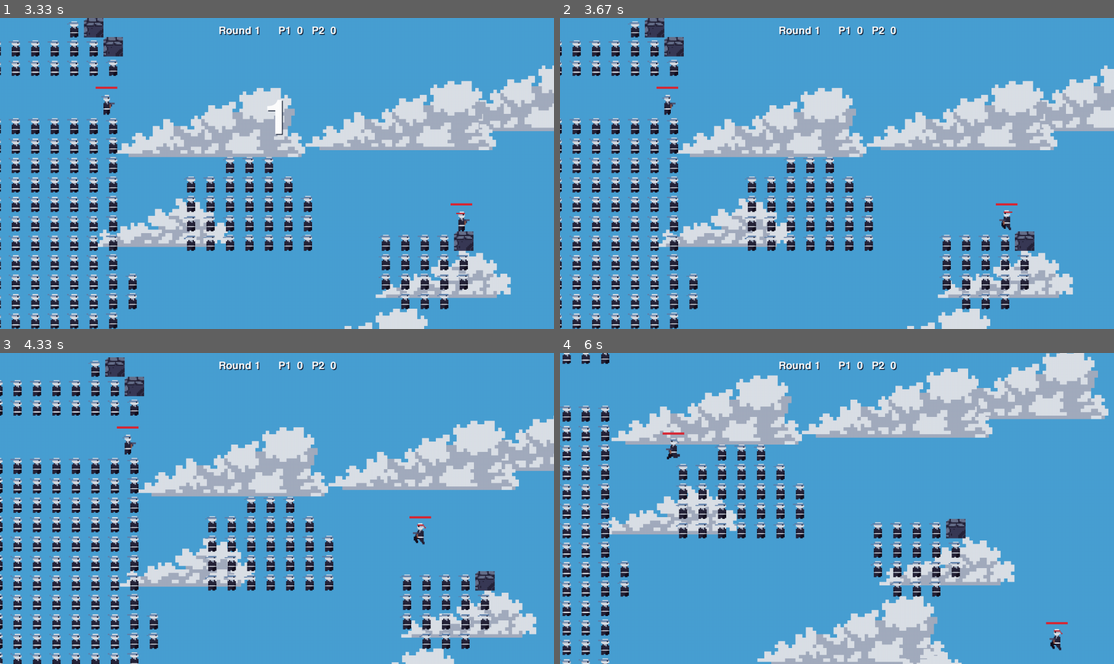
Above: before the commit, frames 1-4 (two rows, left to right).
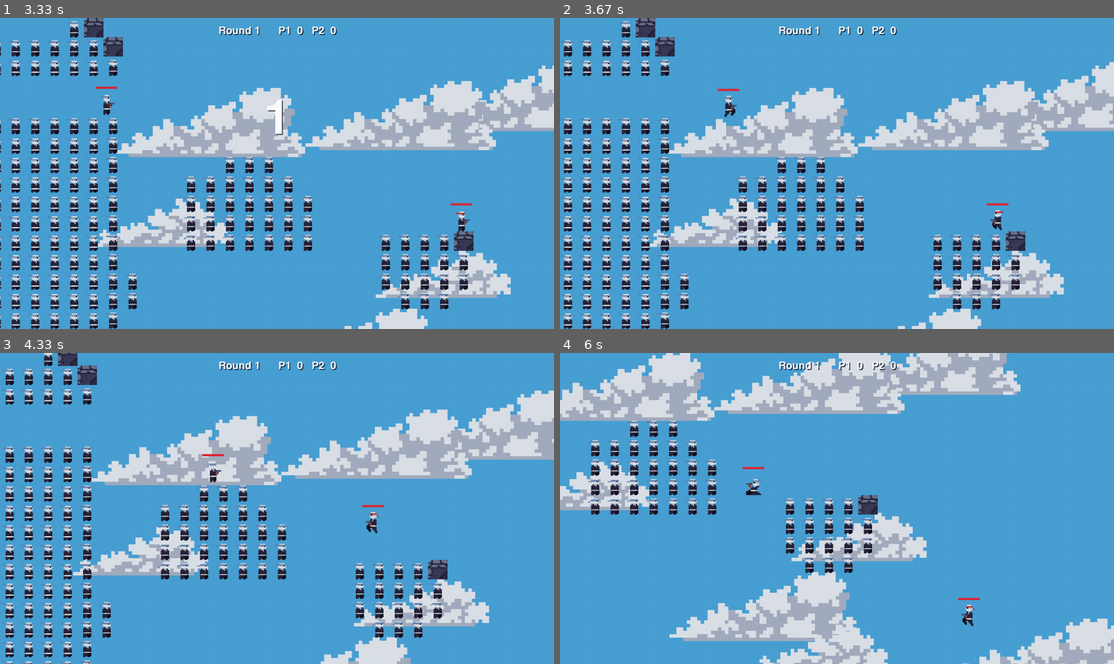
Above: after the commit, the same moments.

Repository: AymanOHM/project_gg
Game: pygame game, started from desktop/main.py
Same seed, same stepped clock (60 frames per second), same inputs: the game is played once before the commit and once after it.
Inputs:
- Up to frame 1 (3.33 s): tap Space at 0.33 s; tap A at 2.17 s; hold Down from 3.07 s (still down); tap Shift at 3.13 s
- Up to frame 2 (3.67 s): tap Shift at 3.43, 3.63 s; release Down at 3.53 s; hold Left from 3.57 s (still down)
- Up to frame 3 (4.33 s): tap Shift at 3.93, 4.07 s; release Left at 3.97 s; hold Up from 4 s (still down)
- Up to frame 4 (6 s): release Up at 4.37 s; tap Space at 4.4 s; hold Right 4.73-5.37 s; hold D 4.73-5.37 s; tap Shift at 4.8, 5.1, 5.47, 5.87 s; hold Down 5.4-5.77 s; hold S 5.4-5.77 s; hold Left from 5.8 s (still down); hold A from 5.8 s (still down)

Frame 1 is identical in both runs. In frame 2, 27% of the frame differs, in the area x 0-100%, y 0-100%; in frame 3, 39%; in frame 4, 45%.

Commit message:
feat: add a dash (2.5)

Diff:
--- a/gg_client/audio.py
+++ b/gg_client/audio.py
@@ -16,6 +16,7 @@
     "jump": ("jump.ogg", 0.7),
     "shot": ("shoot.ogg", 0.4),
     "hit": ("hit.ogg", 0.8),
+    "dash": ("dash.ogg", 0.3),
 }
 MUSIC_VOLUME = 0.5
 AMBIENCE_VOLUME = 0.2
--- a/gg_client/keyboard.py
+++ b/gg_client/keyboard.py
@@ -5,7 +5,7 @@
 from gg_core import PlayerInput
 
 # p1 keeps v1's WASD + space. p2 keeps v1's numpad and also gets the arrow keys,
-# because laptops have no numpad.
+# because laptops have no numpad. Dash is new in the rewrite.
 KEYMAP = {
     "p1": {
         "left": (pg.K_a,),
@@ -13,6 +13,7 @@
         "jump": (pg.K_w,),
         "fast_fall": (pg.K_s,),
         "fire": (pg.K_SPACE,),
+        "dash": (pg.K_LSHIFT,),
     },
     "p2": {
         "left": (pg.K_LEFT, pg.K_KP4),
@@ -20,6 +21,7 @@
         "jump": (pg.K_UP, pg.K_KP8),
         "fast_fall": (pg.K_DOWN, pg.K_KP5),
         "fire": (pg.K_RSHIFT, pg.K_SLASH, pg.K_KP0),
+        "dash": (pg.K_PERIOD, pg.K_KP_PERIOD),
     },
 }
 
--- a/gg_client/menu.py
+++ b/gg_client/menu.py
@@ -17,6 +17,7 @@
     "jump": "JUMP",
     "fast_fall": "FAST FALL",
     "fire": "FIRE",
+    "dash": "DASH",
 }
 
 
@@ -158,7 +159,7 @@
     items = menu.items()
     long_list = len(items) > 6  # the controls screen
     scale = 3 if long_list else 4
-    line = 36 if long_list else 62
+    line = 32 if long_list else 62
     top = height * (0.3 if long_list else 0.42)
     for i, (_id, text) in enumerate(items):
         selected = i == menu.index
--- a/gg_client/sprite_renderer.py
+++ b/gg_client/sprite_renderer.py
@@ -19,7 +19,9 @@
 # player (now p2) with the "player" sprites.
 PLAYER_SPRITES = {"p1": "player2", "p2": "player"}
 # Ticks each animation frame is shown (v1's img_dur).
-FRAME_TICKS = {"idle": 6, "run": 4, "jump": 5, "wall_slide": 5}
+FRAME_TICKS = {"idle": 6, "run": 4, "jump": 5, "wall_slide": 5, "dash": 5}
+# Actions drawn with another action's pictures: the tutorial art calls its dash pose "slide".
+ACTION_FOLDERS = {"dash": "slide"}
 
 GUN_SIZE = (15, 13)
 GUN_OFFSET_RIGHT = (21, 15)  # from the player's bottom-left corner, facing right
@@ -169,7 +171,7 @@
         sprites = PLAYER_SPRITES.get(p["id"], "player")
         key = (sprites, p["action"])
         if key not in self.players:
-            folder = IMAGES / "entities" / sprites / p["action"]
+            folder = IMAGES / "entities" / sprites / ACTION_FOLDERS.get(p["action"], p["action"])
             self.players[key] = [_both_ways(f) for f in _load_frames(folder, size)]
         return self.players[key]
 
--- a/gg_core/bots.py
+++ b/gg_core/bots.py
@@ -4,7 +4,14 @@
 
 from .inputs import PlayerInput
 
-_TOGGLE_CHANCE = {"left": 0.04, "right": 0.04, "jump": 0.15, "fire": 0.02, "fast_fall": 0.03}
+_TOGGLE_CHANCE = {
+    "left": 0.04,
+    "right": 0.04,
+    "jump": 0.15,
+    "fire": 0.02,
+    "fast_fall": 0.03,
+    "dash": 0.02,
+}
 
 
 class RandomBot:
--- a/gg_core/constants.py
+++ b/gg_core/constants.py
@@ -14,6 +14,11 @@
 RUN_SPEED = 6
 JUMP_SPEED = 5
 AIR_CONTROL_DIVISOR = 10  # in the air, each tick adds direction * RUN_SPEED / 10
+
+# Dash (roadmap task 2.5; not in v1). A short burst in a straight line.
+DASH_SPEED = 15  # must stay below the tile size, or a dash could pass through a wall
+DASH_TICKS = 8  # 8 ticks at 15 px is 120 px, a little under three tiles
+DASH_COOLDOWN_TICKS = 45  # from the start of one dash to the start of the next
 
 # Players
 PLAYER_WIDTH = 35
--- a/gg_core/inputs.py
+++ b/gg_core/inputs.py
@@ -7,7 +7,8 @@
 
 from dataclasses import asdict, dataclass
 
-_FIELDS = ("left", "right", "jump", "fire", "fast_fall")
+# New buttons go at the end: the position is the bit number in `to_bits`.
+_FIELDS = ("left", "right", "jump", "fire", "fast_fall", "dash")
 
 
 @dataclass(frozen=True, slots=True)
@@ -17,6 +18,7 @@
     jump: bool = False
     fire: bool = False
     fast_fall: bool = False
+    dash: bool = False
 
     @property
     def direction(self) -> int:
@@ -32,7 +34,7 @@
         return cls(**{name: bool(data.get(name, False)) for name in _FIELDS})
 
     def to_bits(self) -> int:
-        """Compact form: bit 0 left, 1 right, 2 jump, 3 fire, 4 fast_fall."""
+        """Compact form: bit 0 left, 1 right, 2 jump, 3 fire, 4 fast_fall, 5 dash."""
         return sum(1 << i for i, name in enumerate(_FIELDS) if getattr(self, name))
 
     @classmethod
--- a/gg_core/world.py
+++ b/gg_core/world.py
@@ -31,7 +31,7 @@
     move_x: float = 0.0  # horizontal distance covered in the last tick
     facing: int = 1  # 1 right, -1 left
     health: int = c.MAX_HEALTH
-    action: str = "idle"  # idle | run | jump | wall_slide
+    action: str = "idle"  # idle | run | jump | wall_slide | dash
     action_ticks: int = 0  # ticks since `action` last changed, for animation
     air_time: int = 0
 
@@ -45,6 +45,11 @@
     wall_jumped_left: bool = False  # since last landing: keeps air control while touching walls
     wall_jumped_right: bool = False
     jump_was_held: bool = False
+
+    dash_was_held: bool = False
+    dash_ticks: int = 0  # ticks of the current dash still to run; 0 when not dashing
+    dash_direction: int = 1
+    dash_ready_tick: int = 0  # the first tick on which the next dash may start
     last_fire_tick: int = 0
 
     # The gun trails the player by one tick, as in v1: a shot uses the position
@@ -108,6 +113,9 @@
             if held.jump and not player.jump_was_held:
                 self._jump(player)
             player.jump_was_held = held.jump
+            if held.dash and not player.dash_was_held:
+                self._dash(player, held.direction)
+            player.dash_was_held = held.dash
 
         round_over = False
         for player in self.players.values():
@@ -191,7 +199,17 @@
             p.air_jump_ready = True
         else:
             return  # no jump available
+        p.dash_ticks = 0  # a jump cuts a dash short
         self._events.append({"type": "jump", "player": p.id})
+
+    def _dash(self, p: Player, direction: int) -> None:
+        """Start a dash in the held direction, or the way the player faces."""
+        if self.tick < p.dash_ready_tick:
+            return
+        p.dash_ticks = c.DASH_TICKS
+        p.dash_direction = direction or p.facing
+        p.dash_ready_tick = self.tick + c.DASH_COOLDOWN_TICKS
+        self._events.append({"type": "dash", "player": p.id})
 
     def _move(self, p: Player, direction: int, fast_fall: bool) -> None:
         w, h, size = c.PLAYER_WIDTH, c.PLAYER_HEIGHT, self.level.tile_size
@@ -206,6 +224,17 @@
         else:
             p.move_x = direction * c.RUN_SPEED
         move_y = p.vy
+
+        # A dash replaces the horizontal speed. In the air it also holds the
+        # player level; on the ground the usual falling-and-landing continues,
+        # so the floor contact is kept. `hit_down` is still last tick's here.
+        dashing = p.dash_ticks > 0
+        hovering = dashing and not p.hit_down
+        if dashing:
+            p.dash_ticks -= 1
+            p.move_x = p.dash_direction * c.DASH_SPEED
+        if hovering:
+            move_y = 0
 
         p.hit_left = p.hit_right = p.hit_up = p.hit_down = False
         against_wall = False
@@ -243,6 +272,10 @@
         if fast_fall:
             p.vy = p.vy - c.FAST_FALL_ACCEL
         p.vy = max(-c.MAX_FALL_SPEED, p.vy - gravity)
+        if hovering:
+            p.vy = 0
+        if against_wall:
+            p.dash_ticks = 0  # a wall ends a dash
 
         if p.move_x > 0:
             p.facing = 1
@@ -251,7 +284,9 @@
 
         p.action_ticks += 1
         p.air_time += 1
-        if p.air_time > 1:
+        if dashing:
+            action = "dash"
+        elif p.air_time > 1:
             action = "wall_slide" if p.hit_left or p.hit_right else "jump"
         elif direction != 0:
             action = "run"
--- a/tests/test_client_smoke.py
+++ b/tests/test_client_smoke.py
@@ -63,6 +63,7 @@
     renderer.load_level(level)
     snap = match.snapshot()
     assert snap["bullets"]
+    snap["players"][0]["action"] = "dash"  # drawn with the "slide" pictures
     for _ in range(300):  # let the camera settle
         renderer.draw(snap)
     for thing in [*snap["players"], *snap["bullets"]]:
@@ -112,10 +113,10 @@
 
 def test_keyboard_maps_keys_to_player_inputs():
     pressed = {key: False for keys in KEYMAP.values() for group in keys.values() for key in group}
-    pressed[pg.K_a] = pressed[pg.K_SPACE] = pressed[pg.K_UP] = True
+    pressed[pg.K_a] = pressed[pg.K_SPACE] = pressed[pg.K_UP] = pressed[pg.K_PERIOD] = True
     inputs = read_inputs(pressed)
     assert inputs["p1"] == PlayerInput(left=True, fire=True)
-    assert inputs["p2"] == PlayerInput(jump=True)
+    assert inputs["p2"] == PlayerInput(jump=True, dash=True)
 
 
 def test_debug_renderer_draws_every_match_phase():
@@ -174,6 +175,7 @@
     assert audio.play_events(snap) == []  # same tick drawn again
     assert audio.play_events({"tick": 6, "events": [{"type": "unknown"}]}) == []
     assert audio.play_events({"tick": 7, "events": [{"type": "jump", "player": "p1"}]}) == ["jump"]
+    assert audio.play_events({"tick": 8, "events": [{"type": "dash", "player": "p1"}]}) == ["dash"]
 
 
 def test_the_client_plays_every_level_in_rotation():
--- a/tests/test_inputs_and_clock.py
+++ b/tests/test_inputs_and_clock.py
@@ -10,7 +10,7 @@
     assert PlayerInput().direction == 0
 
 
-@pytest.mark.parametrize("bits", range(32))
+@pytest.mark.parametrize("bits", range(64))
 def test_bits_and_dict_round_trip(bits):
     held = PlayerInput.from_bits(bits)
     assert held.to_bits() == bits
@@ -18,7 +18,7 @@
 
 
 def test_from_dict_tolerates_missing_and_unknown_keys():
-    assert PlayerInput.from_dict({"jump": 1, "dash": True}) == PlayerInput(jump=True)
+    assert PlayerInput.from_dict({"jump": 1, "crouch": True}) == PlayerInput(jump=True)
 
 
 def test_fixed_step_runs_one_tick_per_sixtieth_of_a_second():
--- a/tests/test_rules.py
+++ b/tests/test_rules.py
@@ -203,3 +203,107 @@
     p1 = world.players["p1"]
     steps(world, 30, PlayerInput(right=True))
     assert p1.x == 100 + 30 * c.RUN_SPEED
+
+
+# ---------------------------------------------------------------------- dash
+# Not in v1 (roadmap task 2.5). The v1 traces never press dash, so they still
+# pass unchanged; these tests are the whole specification of the dash.
+
+DASH = PlayerInput(dash=True)
+DASH_LENGTH = c.DASH_TICKS * c.DASH_SPEED
+
+
+def dash_events(world):
+    return [e for e in world.snapshot()["events"] if e["type"] == "dash"]
+
+
+def test_dash_on_the_ground_covers_its_length_then_stops():
+    world = make_world()
+    p = world.players["p1"]
+    x = p.x
+    steps(world, 1, DASH)
+    assert dash_events(world) == [{"type": "dash", "player": "p1"}]
+    assert p.x == x + c.DASH_SPEED and p.action == "dash"
+    steps(world, c.DASH_TICKS - 1, DASH)
+    assert p.x == x + DASH_LENGTH and p.hit_down and p.y == FLOOR_TOP
+    steps(world, 5, DASH)  # still held: no second dash, no drifting on
+    assert p.x == x + DASH_LENGTH and p.action == "idle"
+
+
+def test_dash_goes_the_way_the_player_faces_unless_a_direction_is_held():
+    world = make_world(p1_x=600)
+    p = world.players["p1"]
+    steps(world, 2, PlayerInput(left=True))
+    steps(world, 1)
+    x = p.x
+    steps(world, c.DASH_TICKS, DASH)  # facing left, nothing held
+    assert p.x == x - DASH_LENGTH
+    steps(world, c.DASH_COOLDOWN_TICKS)
+    x = p.x
+    steps(world, c.DASH_TICKS, PlayerInput(right=True, dash=True))
+    assert p.x == x + DASH_LENGTH and p.facing == 1
+
+
+def test_dash_is_not_available_again_until_the_cooldown_has_passed():
+    world = make_world()
+    steps(world, 1, DASH)
+    steps(world, c.DASH_COOLDOWN_TICKS - 2)
+    steps(world, 1, DASH)  # one tick too early
+    assert dash_events(world) == []
+    steps(world, 1)
+    steps(world, 1, DASH)
+    assert len(dash_events(world)) == 1
+
+
+def test_dash_in_the_air_holds_height_and_then_falls_from_rest():
+    world = make_world()
+    p = world.players["p1"]
+    steps(world, 1, JUMP)
+    steps(world, 10)
+    assert p.vy > 0  # still rising
+    x, y = p.x, p.y
+    steps(world, c.DASH_TICKS, DASH)
+    assert (p.x, p.y) == (x + DASH_LENGTH, y) and p.vy == 0
+    steps(world, 1, DASH)
+    assert p.vy == -c.GRAVITY and p.action == "jump"
+
+
+def test_dash_carries_a_player_across_a_gap_in_the_floor():
+    world = make_world()
+    p = world.players["p1"]
+    p.x = 40 * TILE - c.PLAYER_WIDTH - c.DASH_SPEED  # two dash ticks from the edge
+    steps(world, 2)
+    assert p.hit_down
+    steps(world, c.DASH_TICKS, DASH)
+    assert p.x > 40 * TILE and p.y > FLOOR_TOP - 1  # past the edge, not yet fallen
+
+
+def test_a_wall_ends_a_dash():
+    world = make_world(wall_at=4)
+    p = world.players["p1"]
+    steps(world, c.DASH_TICKS, DASH)
+    assert p.x == 4 * TILE - c.PLAYER_WIDTH and p.dash_ticks == 0
+    steps(world, 1)
+    assert p.action != "dash"
+
+
+def test_a_jump_cuts_a_dash_short():
+    world = make_world()
+    p = world.players["p1"]
+    steps(world, 2, DASH)
+    x = p.x
+    steps(world, 1, PlayerInput(dash=True, jump=True))
+    assert p.dash_ticks == 0 and p.x == x and p.action != "dash"
+    assert p.vy == pytest.approx(c.JUMP_SPEED - c.GRAVITY)
+
+
+def test_dash_cannot_pass_through_a_wall_one_tile_thick():
+    assert c.DASH_SPEED < TILE
+    world = make_world(wall_at=4)
+    p = world.players["p1"]
+    for start in range(60, 145):  # every distance from the wall
+        p.x, p.dash_ticks, p.dash_ready_tick = start, 0, 0
+        steps(world, 1)
+        steps(world, c.DASH_TICKS, DASH)
+        steps(world, 1)
+        assert p.x <= 4 * TILE - c.PLAYER_WIDTH
--- a/tests/test_world.py
+++ b/tests/test_world.py
@@ -40,9 +40,10 @@
         for p in snap["players"]:
             assert p["health"] <= c.MAX_HEALTH
             assert -c.MAX_FALL_SPEED <= p["vy"] <= c.JUMP_SPEED
-            assert abs(p["vx"]) <= c.RUN_SPEED
-            assert p["action"] in {"idle", "run", "jump", "wall_slide"}
+            assert abs(p["vx"]) <= c.DASH_SPEED
+            assert p["action"] in {"idle", "run", "jump", "wall_slide", "dash"}
         assert len(snap["bullets"]) <= 8
+    assert any(e["type"] == "dash" for snap in snapshots for e in snap["events"])
 
 
 def test_same_inputs_give_the_same_game():
Not shown, changed: ReadMe.md
Not shown, changed: docs/HANDOFF.md
Not shown, changed: docs/JOURNAL.md
Not shown, changed: docs/adr/002-core-interfaces.md
